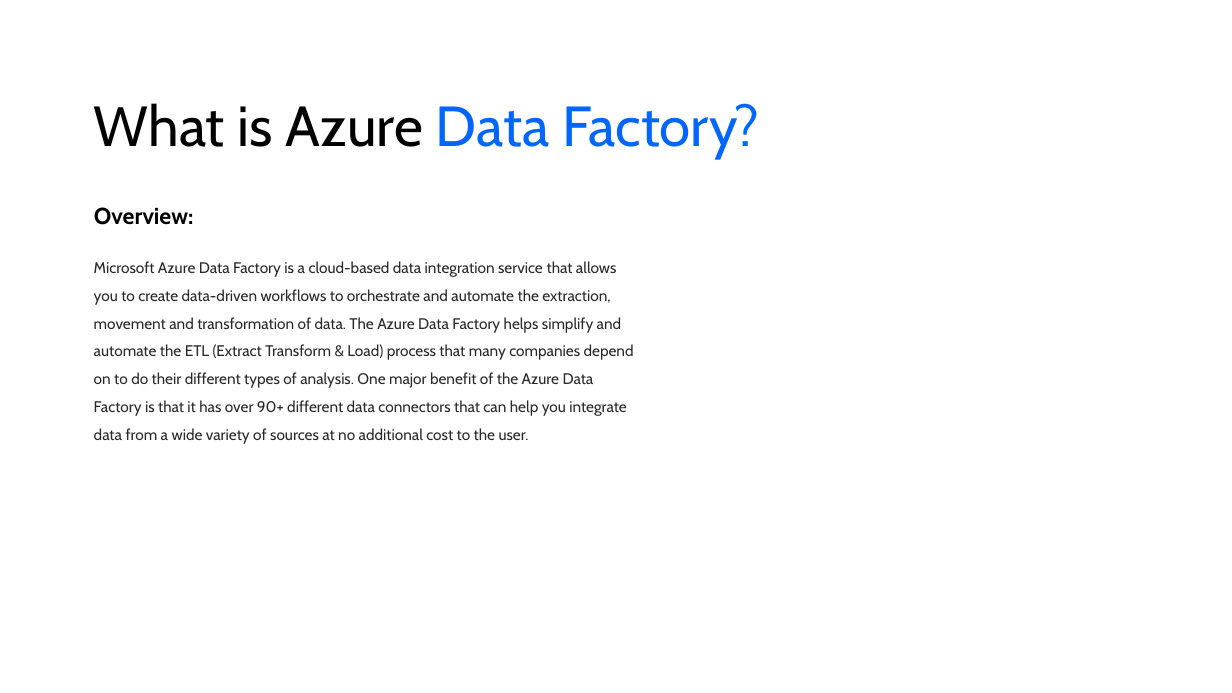
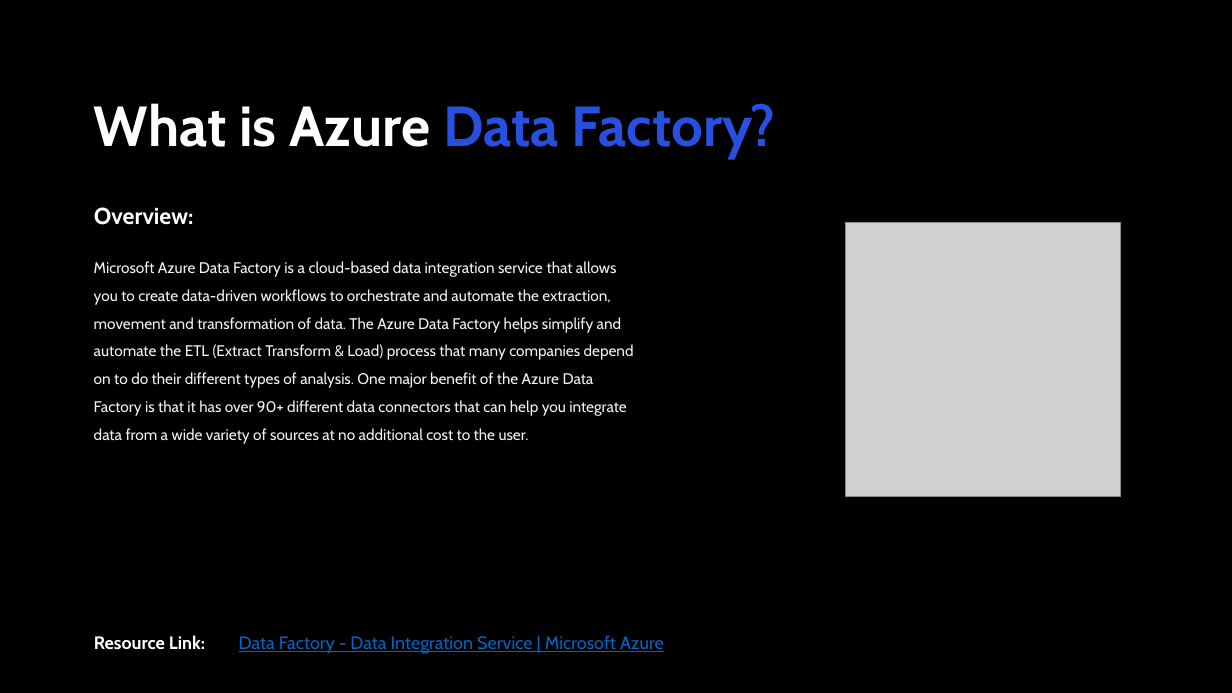
Before and after one commit to areed1192/azure-sql-data-project, a slide deck: slide 19 of samples/resources/Microsoft Azure.pptx (slide 7 before the commit). Drawn at 1232x693 pixels with LibreOffice and Linux fonts; fonts in the diff are those of the drawing; grey boxes stand for pictures. Boxes give left, top, right and bottom in pixels: in the first picture for what was removed or moved away, otherwise in the second. Text is boxed around its words. In the diff, an @@ line names an element or a change of style, - is before the commit and + after.

```diff
--- a/samples/resources/Microsoft Azure.pptx
+++ b/samples/resources/Microsoft Azure.pptx
@@ background #FFFFFF to #000000 @@
@@ title "What is Azure Data Factory?" at [94, 103, 775, 159]: text colour #000000 to #FFFFFF in "What is Azure"; text colour #0066FF to #2850E0 in "Data Factory?"; bold on @@
@@ text "Overview:" at [94, 207, 194, 225]: text colour #000000 to #FFFFFF @@
@@ picture added at [846, 222, 1120, 496] @@
@@ text "Microsoft Azure Data Factory is ..." at [94, 261, 634, 444]: text colour #292929 to #F2F2F2 @@
@@ text added at [94, 635, 205, 649], 14 pt, text #FFFFFF, bold @@
+Resource Link:
@@ text added at [239, 635, 664, 654], 14 pt, text #0563C1, underline @@
+Data Factory - Data Integration Service | Microsoft Azure
```
Also in this commit, not shown: 7 other slides changed, 12 slides added, 9 other files.
